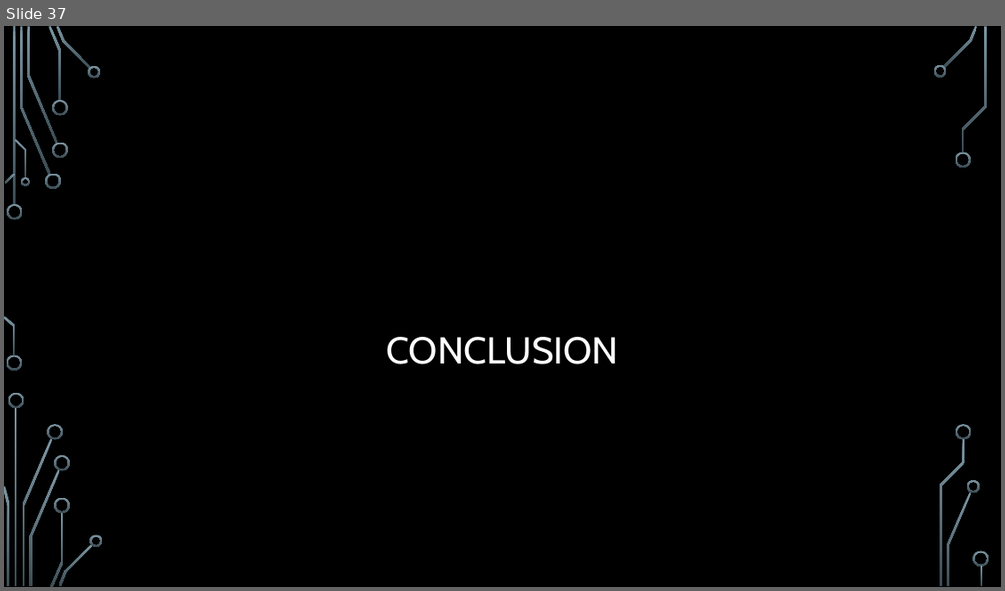
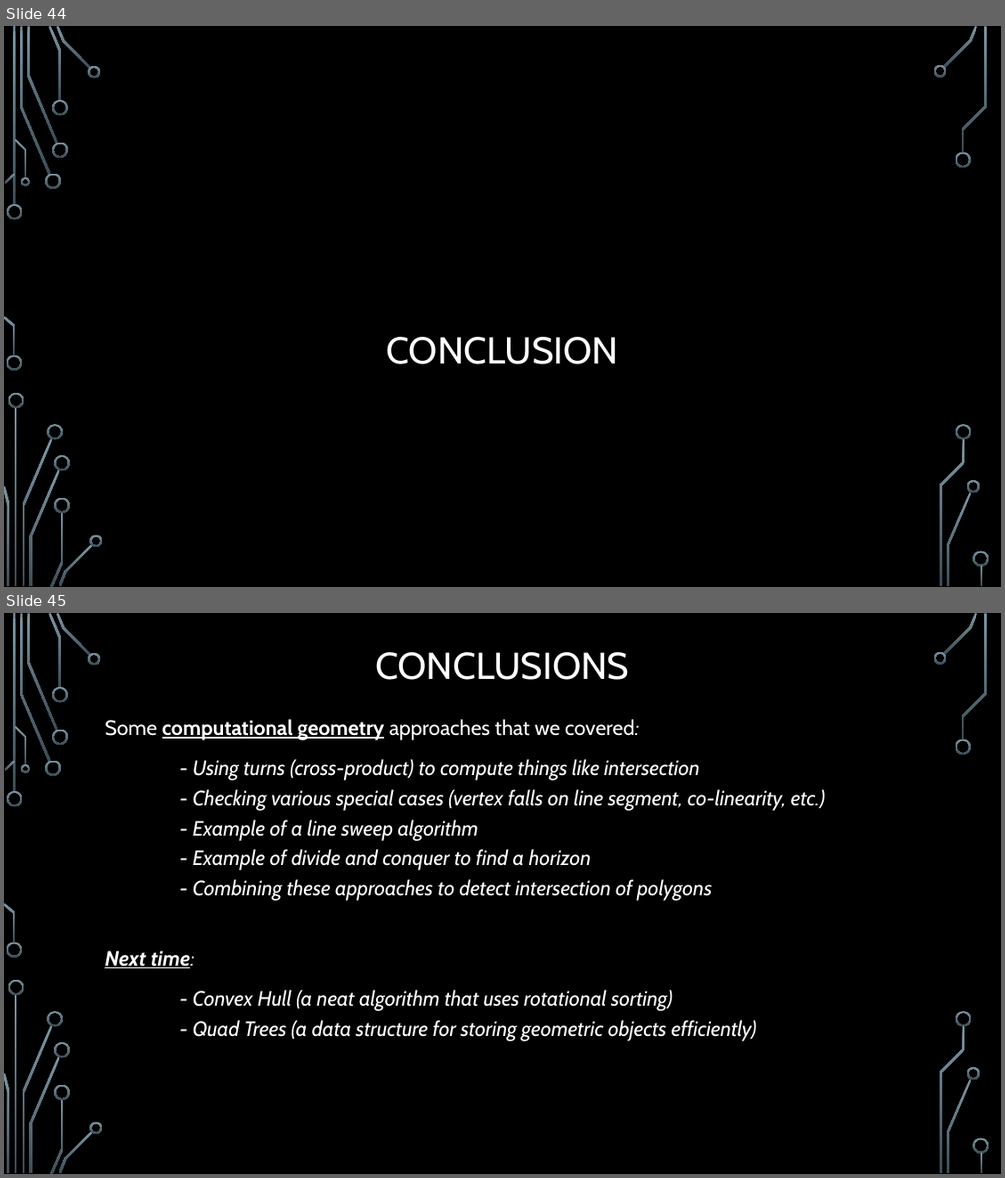
Before and after one commit to janiceeguo/advAlgo, a slide deck: slides/ComputationalGeom-part1-Intersections.pptx. Shown one above the other, each under a label of ours: slide 37 before the commit, slides 44 and 45 after it. The pictures are 1005x591 and 1005x1178 pixels, drawn with LibreOffice and Linux fonts; fonts in the diff are those of the drawing; background and template pictures are left out. Boxes give left, top, right and bottom in pixels: in the first picture for what was removed or moved away, otherwise in the second. Text is boxed around its words. In the diff, an @@ line names an element or a change of style, - is before the commit and + after.

```diff
--- a/slides/ComputationalGeom-part1-Intersections.pptx
+++ b/slides/ComputationalGeom-part1-Intersections.pptx
@@ slide 45 added at [4, 613, 1001, 1174], background picture (left out); not listed: 36 template elements that a slide beside it also shows @@
@@ title added at [375, 652, 629, 680], 36 pt, text #FFFFFF @@
+CONCLUSIONS
@@ text added at [105, 719, 825, 1040], 20 pt, text #FFFFFF, italic @@
+Some computational geometry approaches that we covered:
+- Using turns (cross-product) to compute things like intersection
+- Checking various special cases (vertex falls on line segment, co-linearity, etc.)
+- Example of a line sweep algorithm
+- Example of divide and conquer to find a horizon
+- Combining these approaches to detect intersection of polygons
+Next time:
+- Convex Hull (a neat algorithm that uses rotational sorting)
+- Quad Trees (a data structure for storing geometric objects efficiently)
@@ what was slide 37 is now slide 44 @@
```
Also in this commit, not shown: 2 slides changed, 8 other slides added, 1 slide removed, 2 other files.
